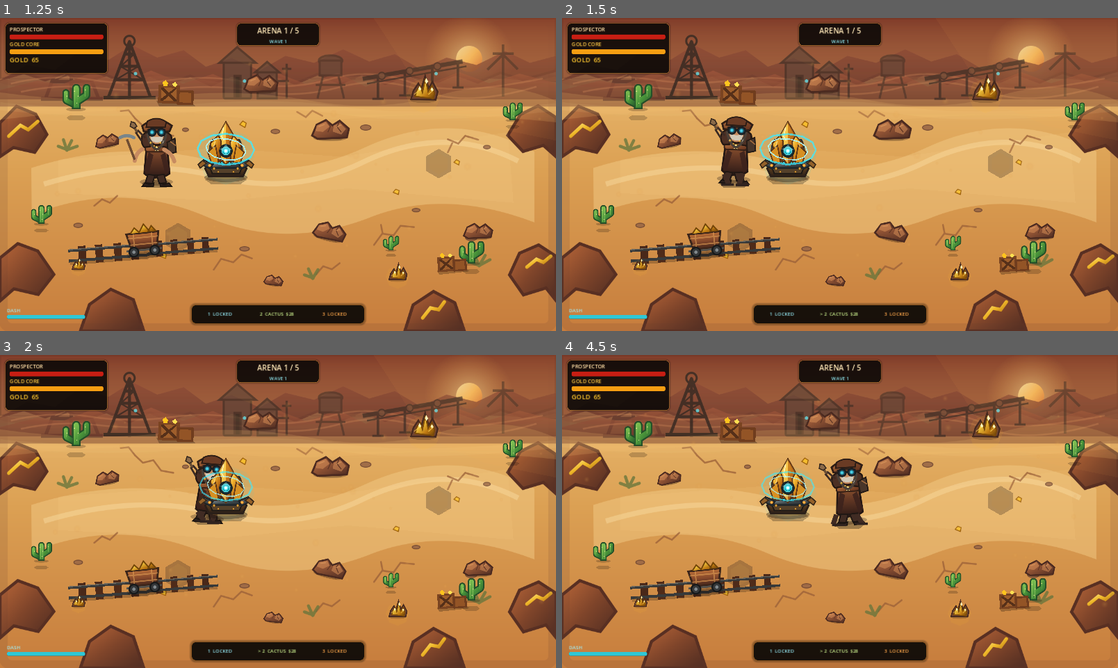
Above: before the commit, frames 1-4 (two rows, left to right).
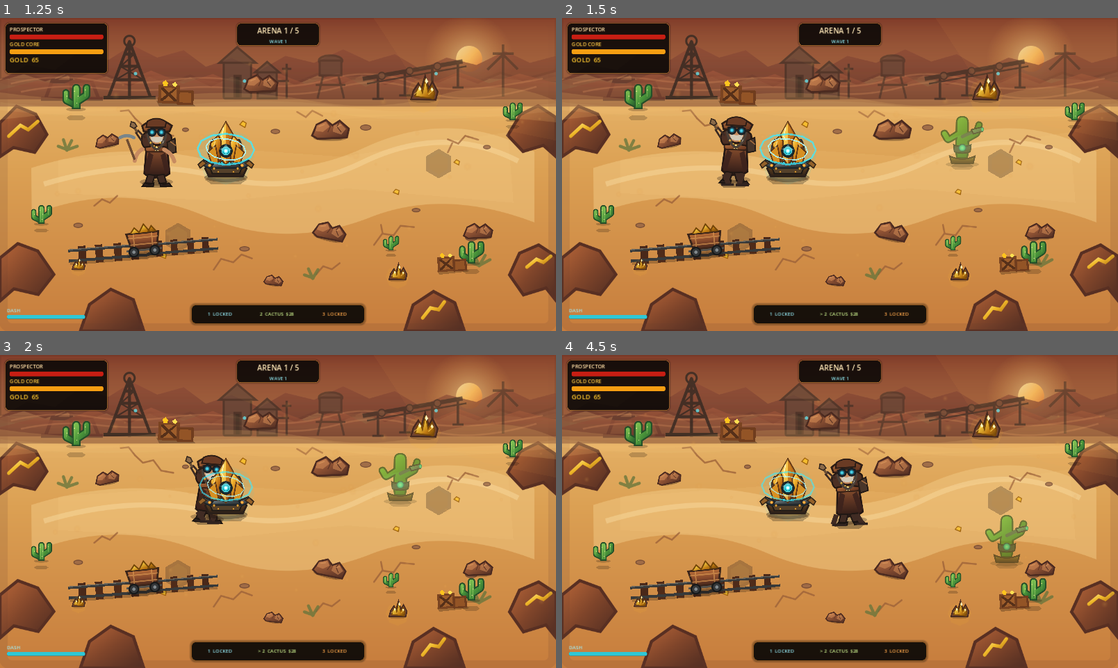
Above: after the commit, the same moments.

Repository: motomotoo1997-art/monster-quest
Game: Godot game, scene res://scenes/main/Main.tscn
Two runs of this game, one before a commit and one after it. Both use one fixed random seed, a clock stepped at 60 frames per second and the inputs below.
Inputs (mouse positions are in pixels of both pictures, inside the frame that each line leads up to):
- Up to frame 1 (1.25 s): click "START RUN" at 0.5 s
- Up to frame 2 (1.5 s): tap Enter at 1.25 s; move the mouse to (962, 158) at 1.27 s; hold D (move_right) from 1.28 s (still down); tap E (ability_e) at 1.35 s
- Up to frame 3 (2 s): keep holding D (move_right)
- Up to frame 4 (4.5 s): move the mouse to (728, 527) at 2.02 s; release D (move_right) at 2.03 s; hold S (move_down) 2.03-2.78 s; tap one key every 0.75 s from 2.1 s: Q (ability_q) R (ability_r) 1 (build_1) 2 (build_2); move the mouse to (895, 442) at 2.77 s; hold D (move_right) 2.78-3.53 s; move the mouse to (812, 574) at 3.52 s; hold W (move_up) 3.53-4.28 s; move the mouse to (1006, 558) at 4.27 s; hold A (move_left) from 4.28 s (still down)

Frame 1 is identical in both runs. In frame 2, 0.7% of the frame differs, in the area x 68-76%, y 31-49%; in frame 3, 0.7%; in frame 4, 0.7%.

Commit message:
fix: register ArenaController for resilient system lookup

Diff:
--- a/gold-rush-roguelike/scripts/systems/arena_controller.gd
+++ b/gold-rush-roguelike/scripts/systems/arena_controller.gd
@@ -17,6 +17,7 @@
 
 
 func _ready() -> void:
+	add_to_group("arena_controller")
 	_persistent_staging = _resolve_persistent_staging()
 	_register_staged_persistent_actors()
 
@@ -112,14 +113,10 @@
 
 
 func _resolve_persistent_staging() -> Node2D:
-	# Editor-provided path is preferred when valid.
 	if not persistent_staging_path.is_empty():
 		var configured := get_node_or_null(persistent_staging_path) as Node2D
 		if configured != null:
 			return configured
-	# Main-scene fallback: ArenaController and Actors are siblings. Keeping this
-	# lookup here makes scene serialization quirks harmless and is still easy to
-	# override for tests or future alternate Main scenes.
 	var parent := get_parent()
 	if parent != null:
 		return parent.get_node_or_null("Actors") as Node2D
@@ -127,13 +124,10 @@
 
 
 func _get_arena_container() -> Node:
-	# Prefer an explicit container when it resolves successfully.
 	if not arena_container_path.is_empty():
 		var configured := get_node_or_null(arena_container_path)
 		if configured != null:
 			return configured
-	# Main-scene fallback keeps active arenas under ArenaLayer instead of the
-	# scene root, which also makes the runtime tree deterministic in tests.
 	var parent := get_parent()
 	if parent != null:
 		var arena_layer := parent.get_node_or_null("ArenaLayer")
